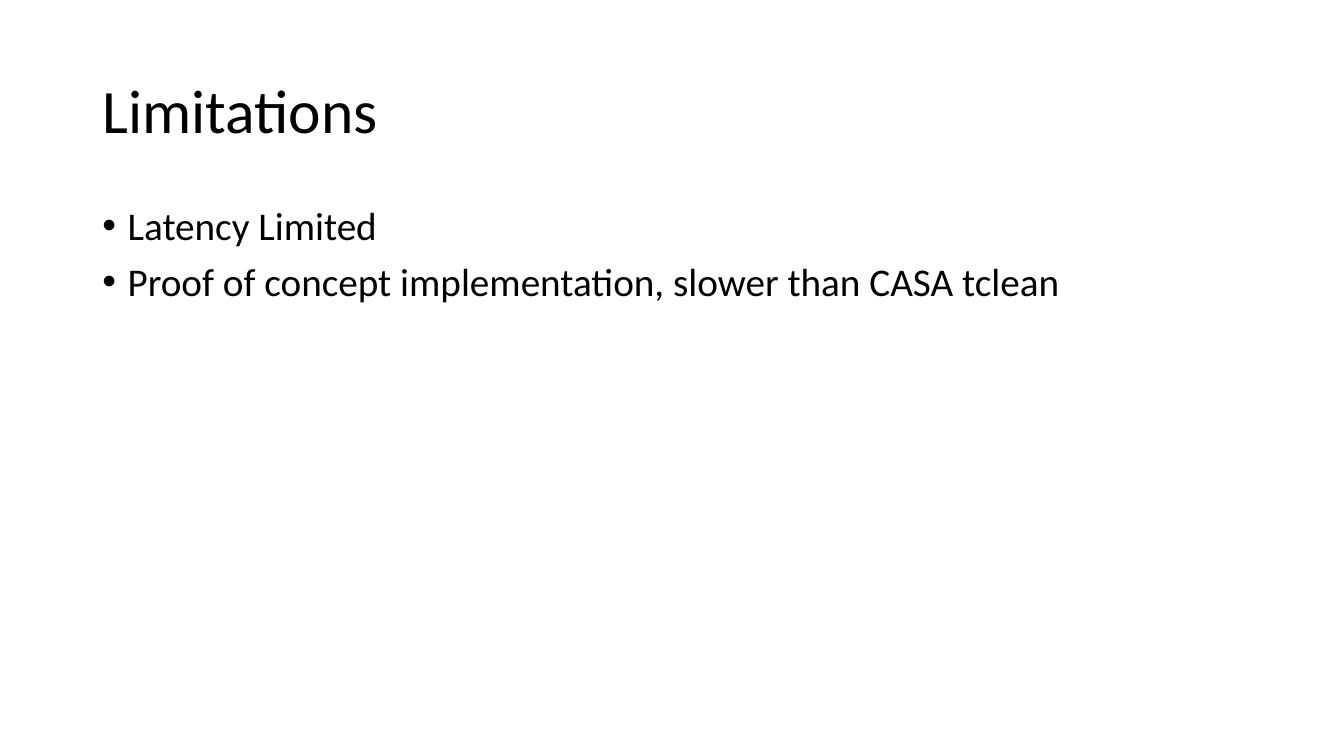
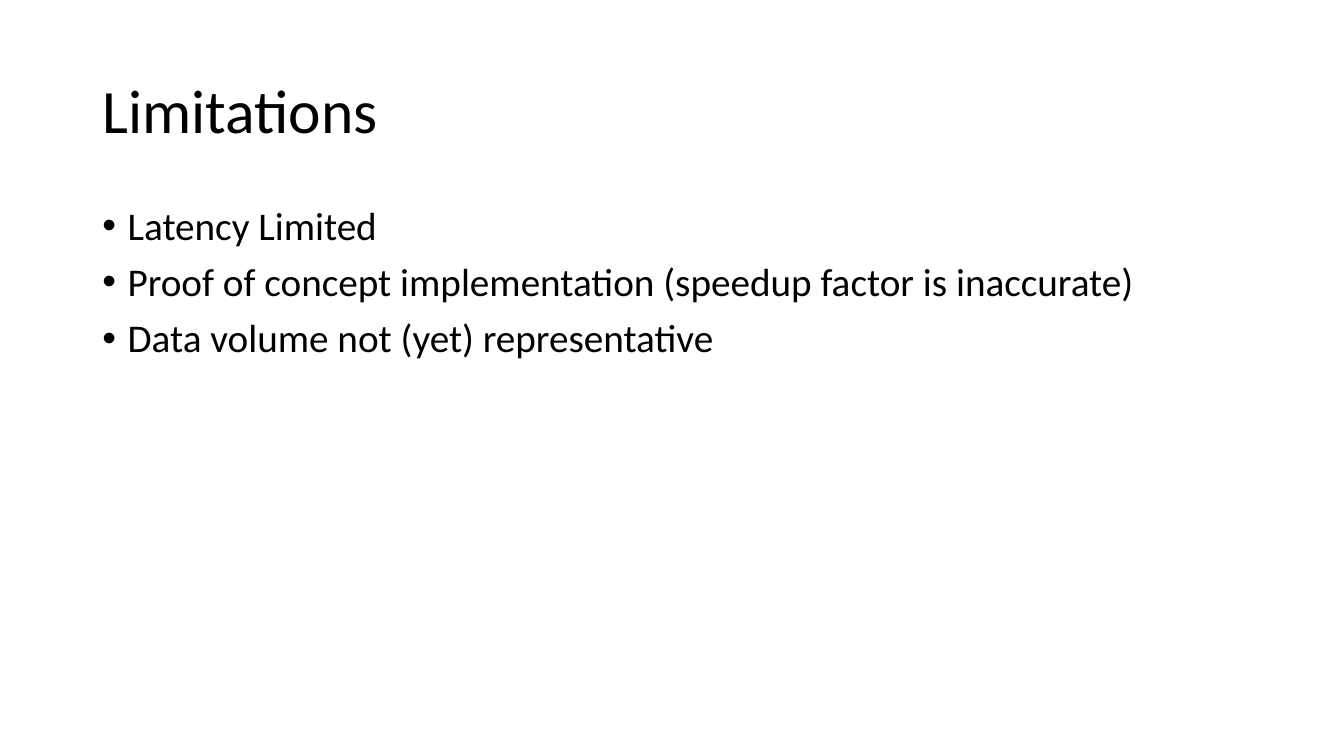
Before and after one commit to lord-blueberry/p9-doc, a slide deck: slide 22 of SKA-Days/Towards Distributed Image Reconstruction.pptx (slide 23 before the commit). Drawn at 1344x756 pixels with LibreOffice and Linux fonts; fonts in the diff are those of the drawing. Boxes give left, top, right and bottom in pixels: in the first picture for what was removed or moved away, otherwise in the second. Text is boxed around its words. In the diff, an @@ line names an element or a change of style, - is before the commit and + after.

```diff
--- a/SKA-Days/Towards Distributed Image Reconstruction.pptx
+++ b/SKA-Days/Towards Distributed Image Reconstruction.pptx
@@ text at <box>128,267,1133,359</box>: text changed @@
-• Proof of concept implementation, slower than CASA tclean
+• Proof of concept implementation (speedup factor is inaccurate)
+• Data volume not (yet) representative
```
Also in this commit, not shown: 9 other slides changed, 2 slides added, 3 slides removed, 1 other file.
